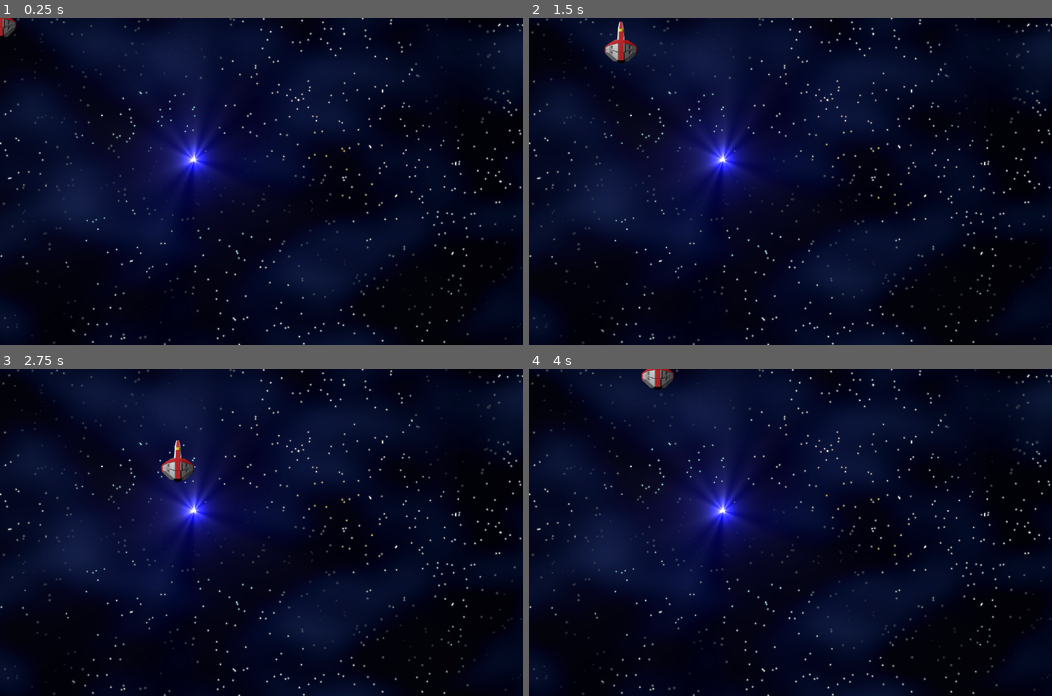
Above: before the commit, frames 1-4 (two rows, left to right).
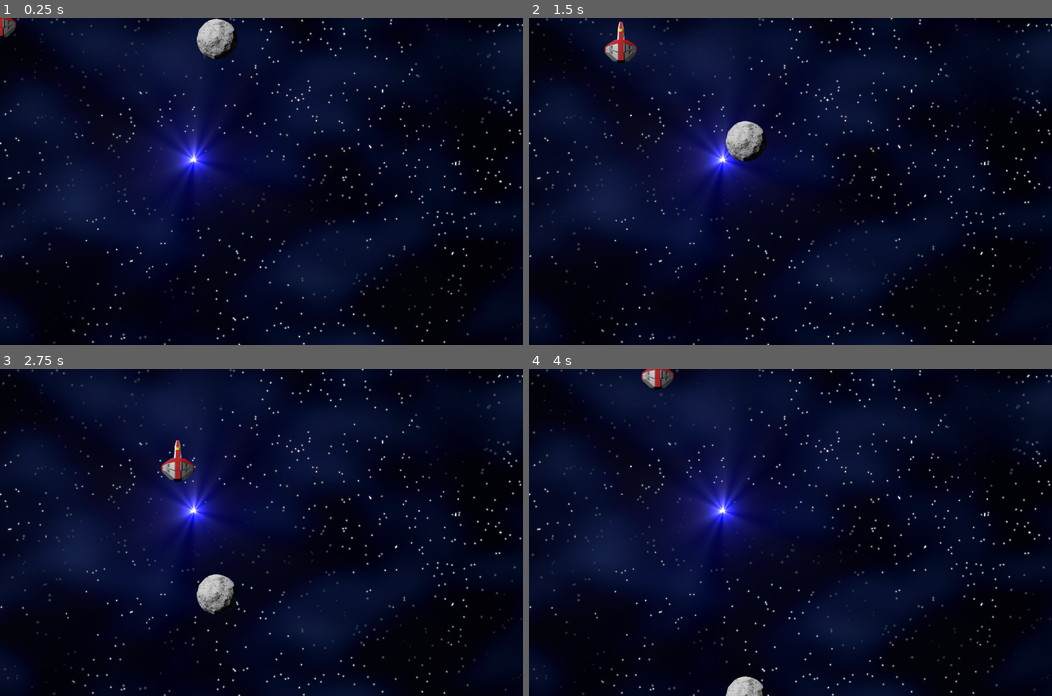
Above: after the commit, the same moments.

Repository: radioation/Godot_Rocks
Game: Godot game, scene res://Scenes/Main/main.tscn
The game is run twice, just before and just after one commit, with the same random seed, the same clock (stepped at 60 frames per second) and the same inputs.
Inputs:
- Up to frame 1 (0.25 s): no input
- Up to frame 2 (1.5 s): hold Right (ui_right) 0.53-1.28 s; hold Down (ui_down) from 1.28 s (still down)
- Up to frame 3 (2.75 s): release Down (ui_down) at 2.03 s; hold Right (ui_right) from 2.03 s (still down)
- Up to frame 4 (4 s): release Right (ui_right) at 2.78 s; hold Up (ui_up) 2.78-3.53 s; hold Left (ui_left) from 3.53 s (still down)

The runs differ from the first frame. In frame 1, 0.8% of the frame differs, in the area x 37-46%, y 0-13%; in frame 2, 0.8%, in the area x 37-46%, y 31-44%; in frame 3, 0.6%; in frame 4, 0.3%.

Commit message:
adding Rock scene for the crash

Diff:
--- a/CrashBoom01/Scenes/Main/main.tscn
+++ b/CrashBoom01/Scenes/Main/main.tscn
@@ -1,8 +1,9 @@
-[gd_scene load_steps=4 format=3 uid="uid://chvevjwj07dg2"]
+[gd_scene load_steps=5 format=3 uid="uid://chvevjwj07dg2"]
 
 [ext_resource type="Texture2D" uid="uid://bdypce4tqb1jq" path="res://assets/stars.png" id="1_1r6ip"]
 [ext_resource type="Script" uid="uid://dj486f3llaewc" path="res://Scenes/Main/main.gd" id="1_lixft"]
 [ext_resource type="PackedScene" uid="uid://c3g45qepv8xkw" path="res://Scenes/Player/player.tscn" id="3_qw60k"]
+[ext_resource type="PackedScene" uid="uid://bnd8q7ue56xc7" path="res://Scenes/Rock/rock.tscn" id="4_5yls4"]
 
 [node name="Main" type="Node2D"]
 script = ExtResource("1_lixft")
@@ -13,3 +14,6 @@
 texture = ExtResource("1_1r6ip")
 
 [node name="Player" parent="." instance=ExtResource("3_qw60k")]
+
+[node name="Rock" parent="." instance=ExtResource("4_5yls4")]
+position = Vector2(532, 2)
--- a/CrashBoom01/Scenes/Player/player.tscn
+++ b/CrashBoom01/Scenes/Player/player.tscn
@@ -1,7 +1,7 @@
 [gd_scene load_steps=4 format=3 uid="uid://c3g45qepv8xkw"]
 
 [ext_resource type="Script" uid="uid://b4mupdmrrc4ig" path="res://Scenes/Player/player.gd" id="1_a3d8c"]
-[ext_resource type="Texture2D" uid="uid://bmn68nqaqcq3v" path="res://assets/ship_256w.png" id="1_uvnfx"]
+[ext_resource type="Texture2D" uid="uid://bmn68nqaqcq3v" path="res://assets/Sprites/ship_256w.png" id="1_uvnfx"]
 
 [sub_resource type="CircleShape2D" id="CircleShape2D_uvnfx"]
 radius = 38.0789
--- /dev/null
+++ b/CrashBoom01/Scenes/Rock/rock.gd
@@ -0,0 +1,17 @@
+extends Area2D
+
+@export var speed = 200
+
+var bottom = 0
+
+
+# Called when the node enters the scene tree for the first time.
+func _ready() -> void:
+	bottom = get_viewport_rect().end.y + $Sprite2D.texture.get_size().y
+
+
+# Called every frame. 'delta' is the elapsed time since the previous frame.
+func _process(delta: float) -> void:
+	position.y += speed * delta
+	if position.y > bottom:
+		queue_free()
--- /dev/null
+++ b/CrashBoom01/Scenes/Rock/rock.tscn
@@ -0,0 +1,17 @@
+[gd_scene load_steps=4 format=3 uid="uid://bnd8q7ue56xc7"]
+
+[ext_resource type="Texture2D" uid="uid://m336wke028t2" path="res://assets/Sprites/Rock_256w.png" id="1_ed5t4"]
+[ext_resource type="Script" uid="uid://d1evwvb3i1w2y" path="res://Scenes/Rock/rock.gd" id="1_icfck"]
+
+[sub_resource type="CircleShape2D" id="CircleShape2D_ed5t4"]
+radius = 48.7032
+
+[node name="Rock" type="Area2D"]
+script = ExtResource("1_icfck")
+
+[node name="Sprite2D" type="Sprite2D" parent="."]
+scale = Vector2(0.4, 0.4)
+texture = ExtResource("1_ed5t4")
+
+[node name="CollisionShape2D" type="CollisionShape2D" parent="."]
+shape = SubResource("CircleShape2D_ed5t4")
Not shown, added: CrashBoom01/Scenes/Rock/rock.gd.uid
Binary file added: CrashBoom01/assets/Sprites/Rock_256w.png
Not shown, added: CrashBoom01/assets/Sprites/Rock_256w.png.import
Renamed: CrashBoom01/assets/ship_256w.png -> CrashBoom01/assets/Sprites/ship_256w.png
Not shown, changed: CrashBoom01/assets/Sprites/ship_256w.png.import
